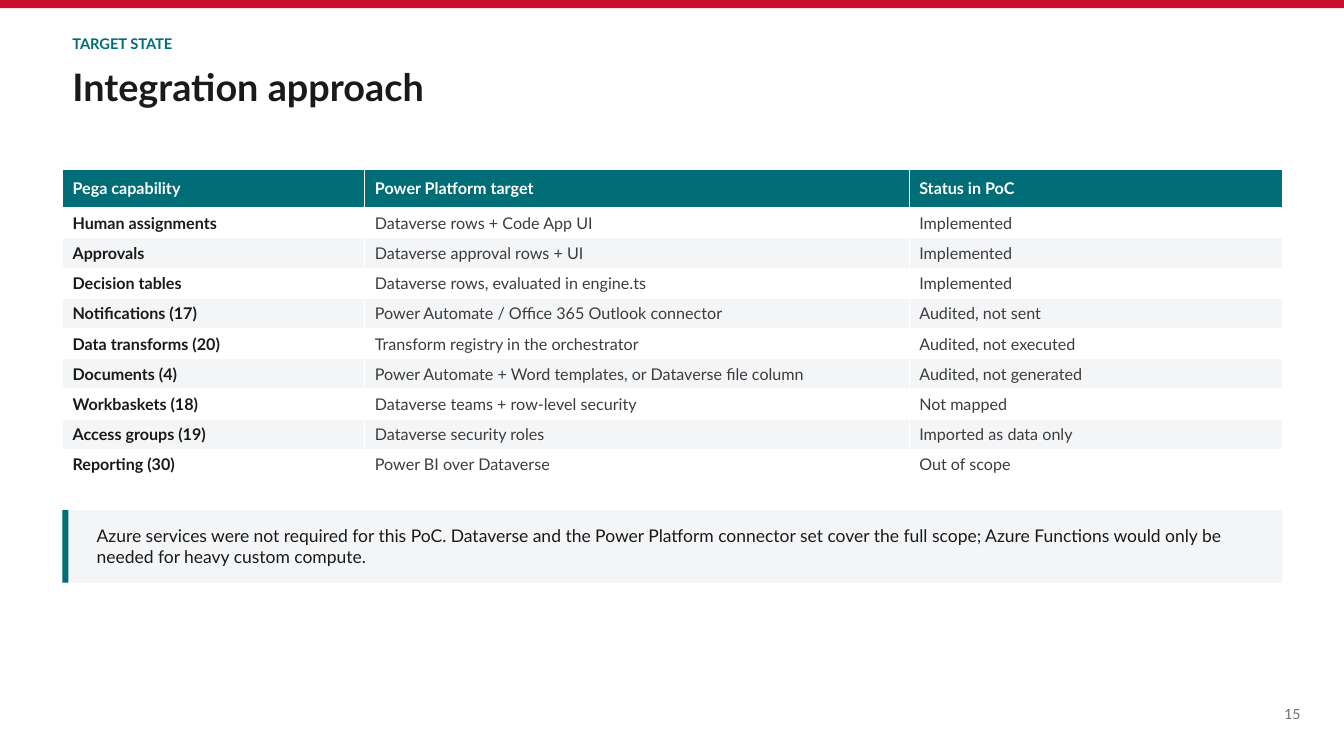
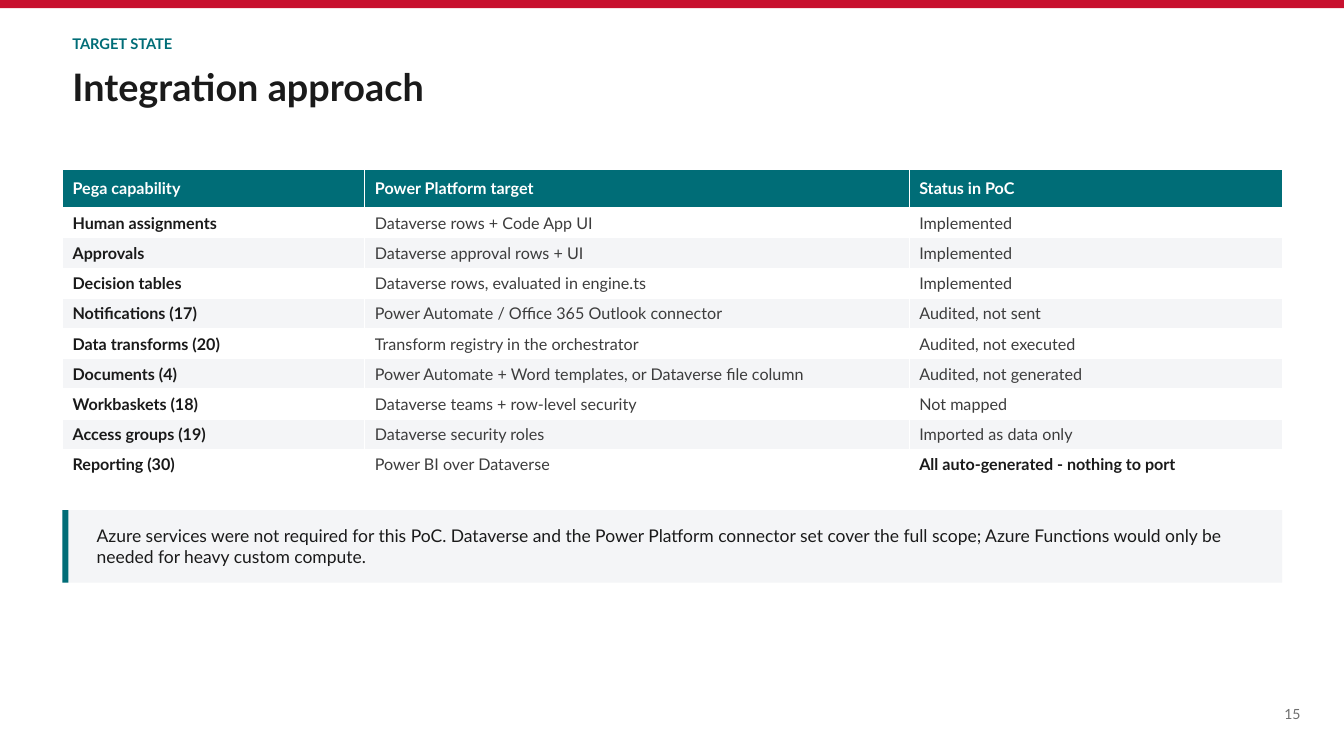
Before and after one commit to parclarke/LDD, a slide deck: slide 15 of lending-due-diligence-app/docs/Pega-to-PowerPlatform-Migration-PoC.pptx. Drawn at 1344x756 pixels with LibreOffice and Linux fonts; fonts in the diff are those of the drawing. Boxes give left, top, right and bottom in pixels: in the first picture for what was removed or moved away, otherwise in the second. Text is boxed around its words. In the diff, an @@ line names an element or a change of style, - is before the commit and + after.

```diff
--- a/lending-due-diligence-app/docs/Pega-to-PowerPlatform-Migration-PoC.pptx
+++ b/lending-due-diligence-app/docs/Pega-to-PowerPlatform-Migration-PoC.pptx
@@ table at (x1=63, y1=169, x2=1282, y2=480) @@
-row 10, column 3: Out of scope
+row 10, column 3: All auto-generated - nothing to port
```
Also in this commit, not shown: 3 other slides changed, 12 other files.
